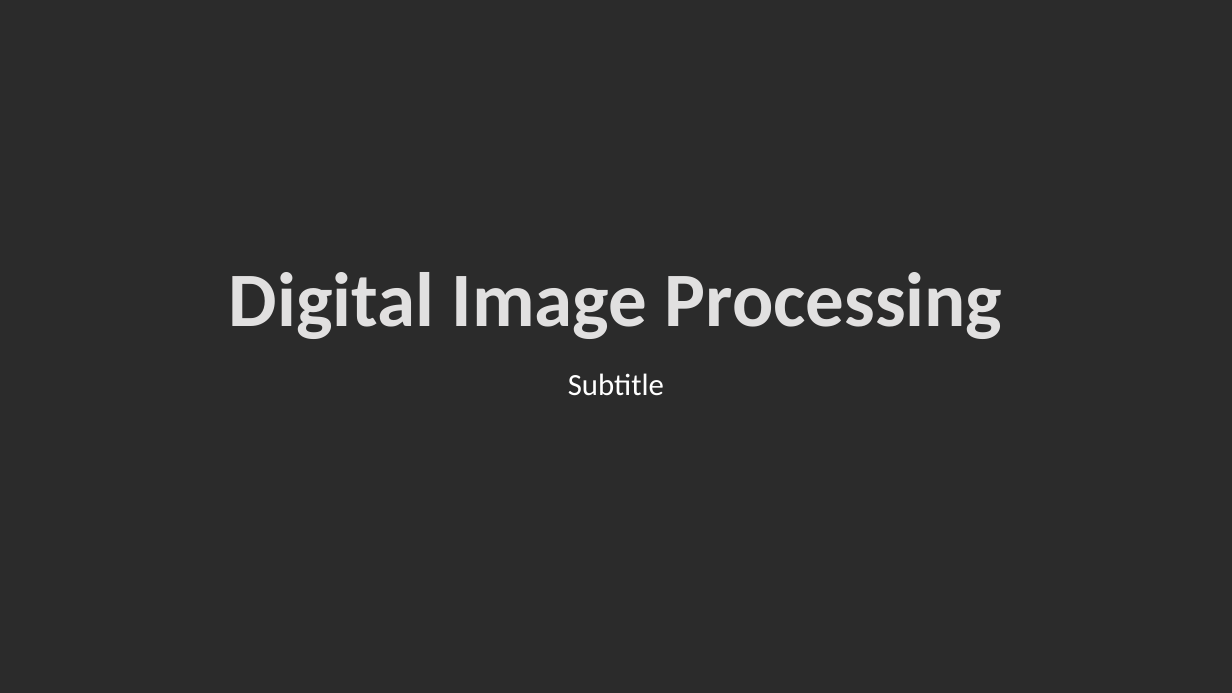
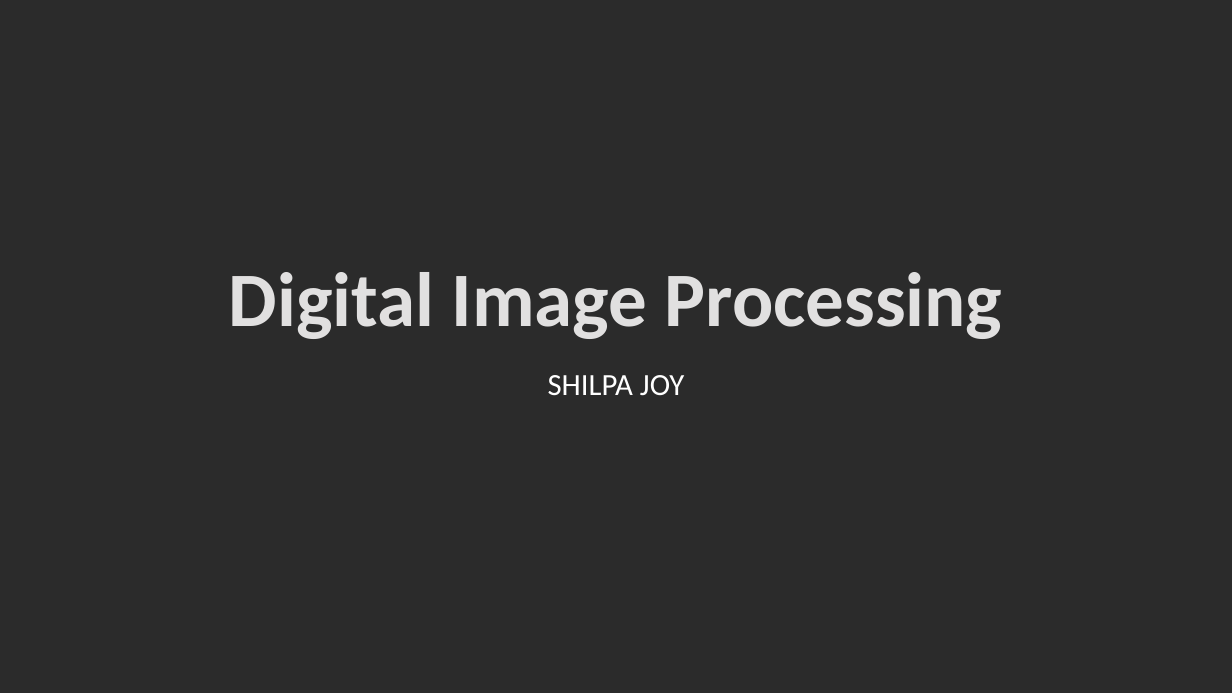
Before and after one commit to shilpakjoy/DIP, a slide deck: slide 1 of Digital Image Processing(DIP).pptx. Drawn at 1232x693 pixels with LibreOffice and Linux fonts; fonts in the diff are those of the drawing; background and template pictures are left out; a plain dark background stands for a picture behind light text. Boxes give left, top, right and bottom in pixels: in the first picture for what was removed or moved away, otherwise in the second. Text is boxed around its words. In the diff, an @@ line names an element or a change of style, - is before the commit and + after.

```diff
--- a/Digital Image Processing(DIP).pptx
+++ b/Digital Image Processing(DIP).pptx
@@ subtitle at [548,375,684,396]: text changed @@
-Subtitle
+SHILPA JOY
```
